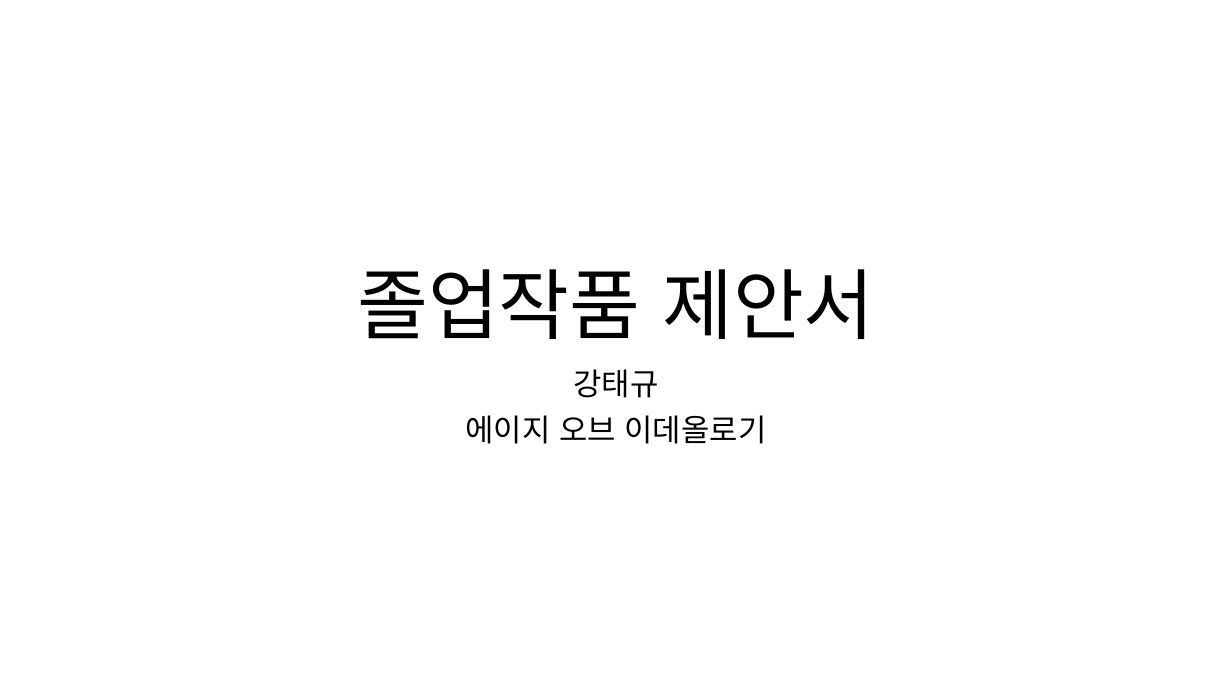
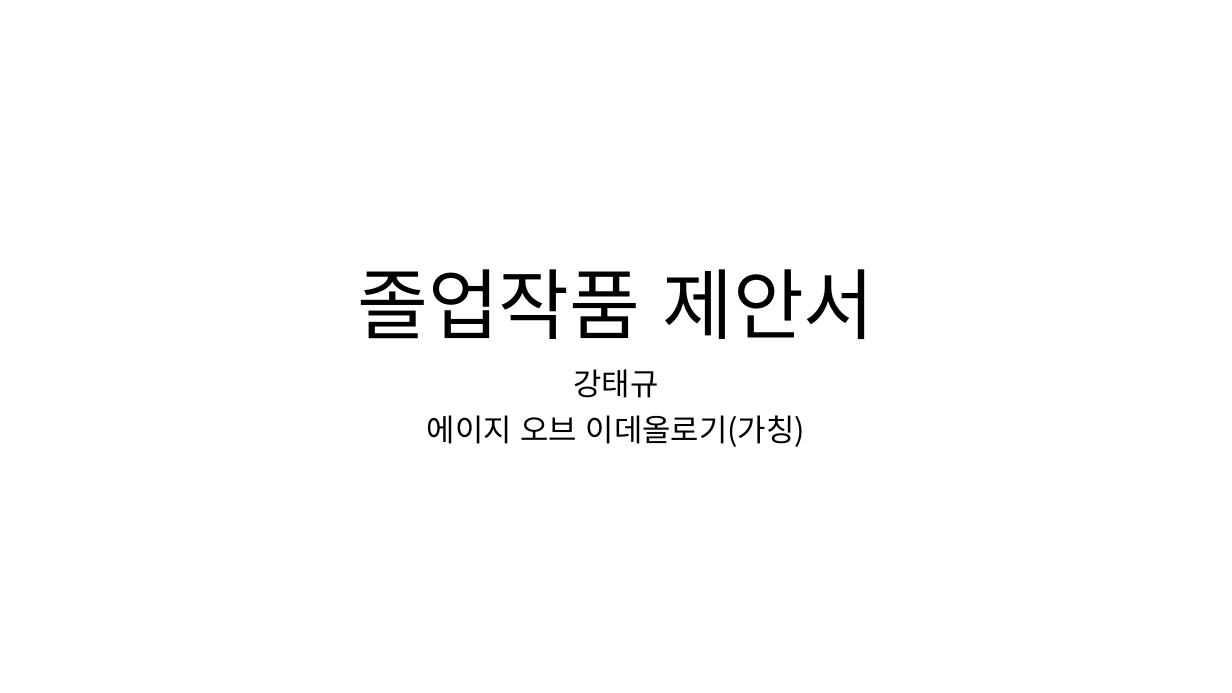
Before and after one commit to Kim2Kang/Documents, a slide deck: slide 1 of 제안서/강태규/졸업작품_제안서_2.0.0ver.pptx. Drawn at 1232x693 pixels with LibreOffice and Linux fonts; fonts in the diff are those of the drawing. Boxes give left, top, right and bottom in pixels: in the first picture for what was removed or moved away, otherwise in the second. Text is boxed around its words. In the diff, an @@ line names an element or a change of style, - is before the commit and + after.

Commit message:
제안서 2,1,0 2.2.0

```diff
--- a/제안서/강태규/졸업작품_제안서_2.0.0ver.pptx
+++ b/제안서/강태규/졸업작품_제안서_2.0.0ver.pptx
@@ subtitle at bbox=[427, 415, 805, 447]: text changed @@
-에이지 오브 이데올로기
+에이지 오브 이데올로기(가칭)
```
Also in this commit, not shown: 3 other slides changed, 2 slides added, 2 other files.
